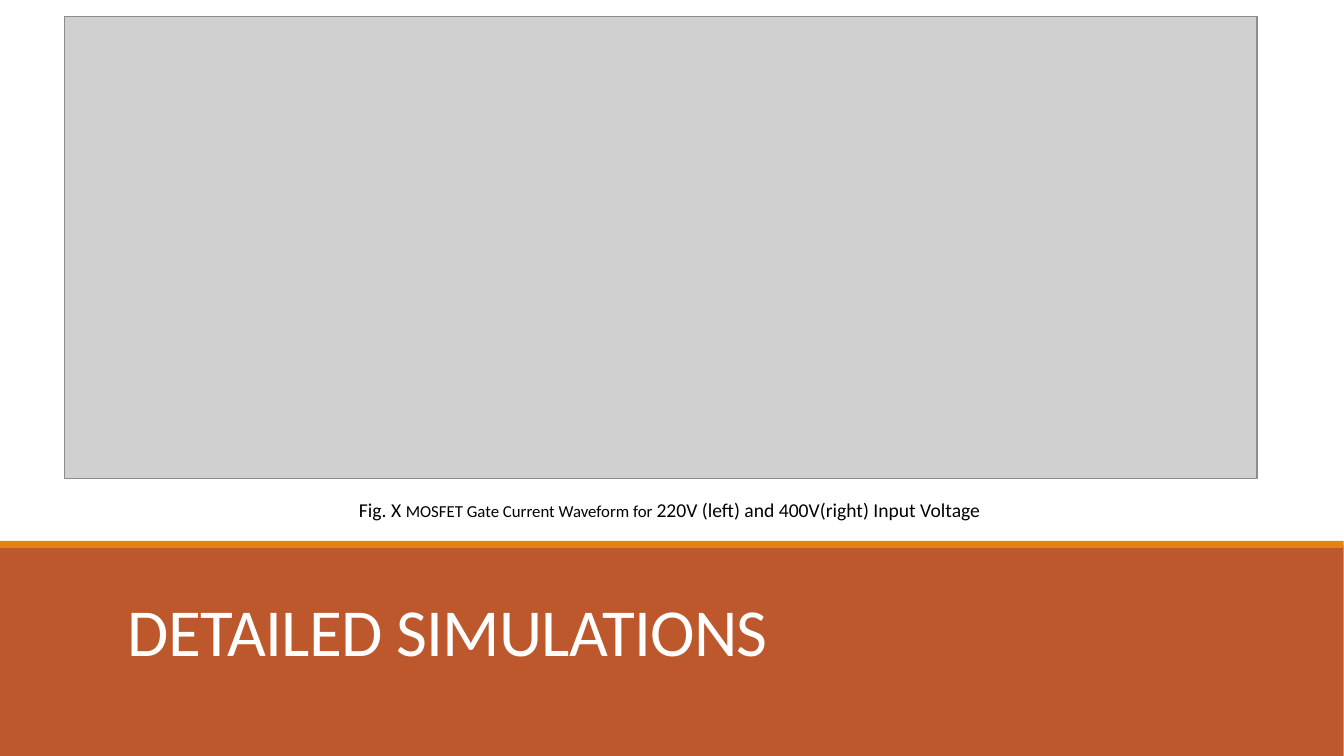
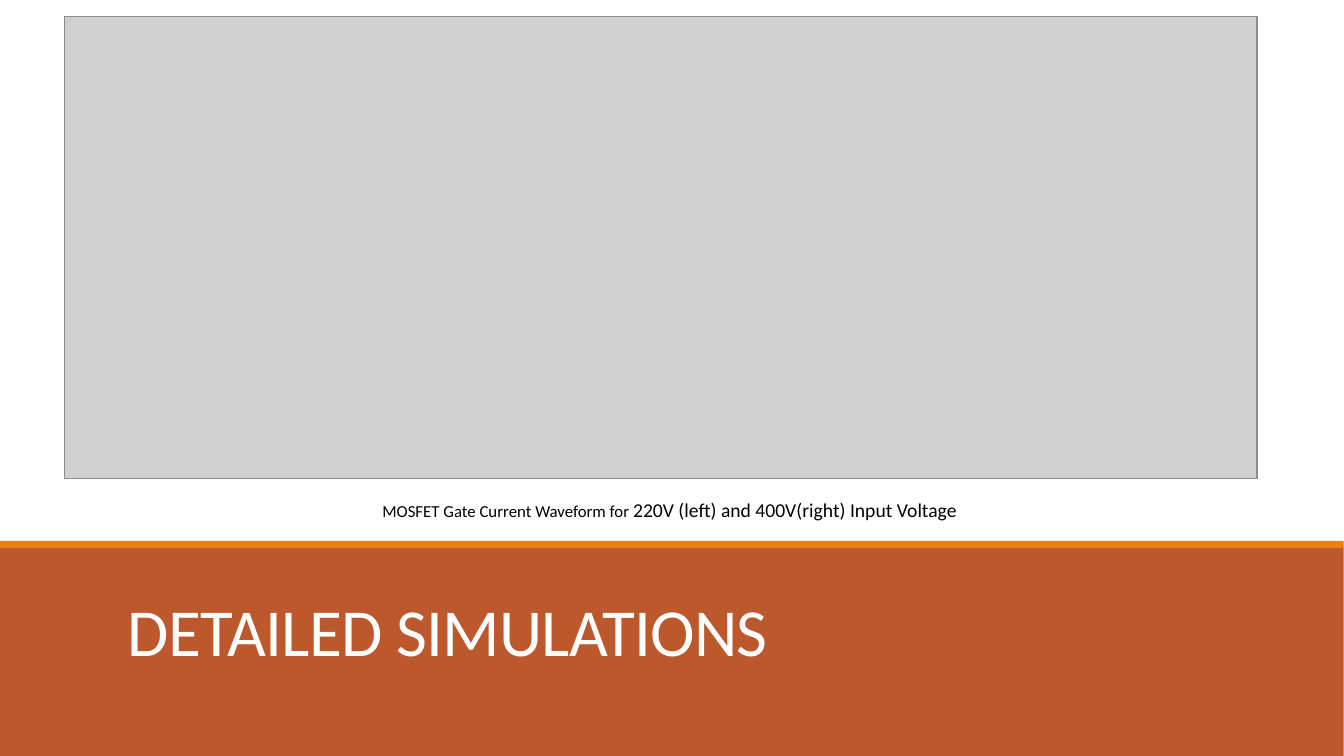
Before and after one commit to EnesCanbolat/EE464_Project, a slide deck: slide 17 of Presentations/464_FB_SUNUM Enes.pptx. Drawn at 1344x756 pixels with LibreOffice and Linux fonts; fonts in the diff are those of the drawing; grey boxes stand for pictures. Boxes give left, top, right and bottom in pixels: in the first picture for what was removed or moved away, otherwise in the second. Text is boxed around its words. In the diff, an @@ line names an element or a change of style, - is before the commit and + after.

```diff
--- a/Presentations/464_FB_SUNUM Enes.pptx
+++ b/Presentations/464_FB_SUNUM Enes.pptx
@@ text at (x1=382, y1=503, x2=957, y2=521): text changed @@
-Fig. X MOSFET Gate Current Waveform for 220V (left) and 400V(right) Input Voltage
+MOSFET Gate Current Waveform for 220V (left) and 400V(right) Input Voltage
```
Also in this commit, not shown: 15 other slides changed.
